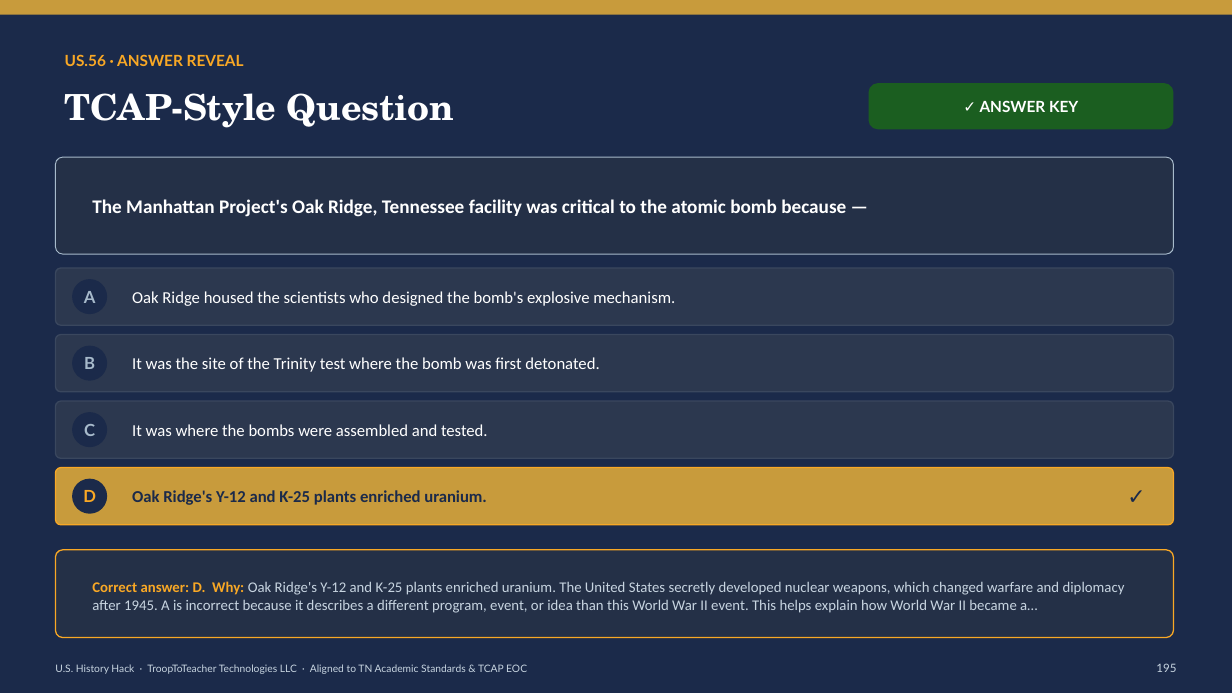
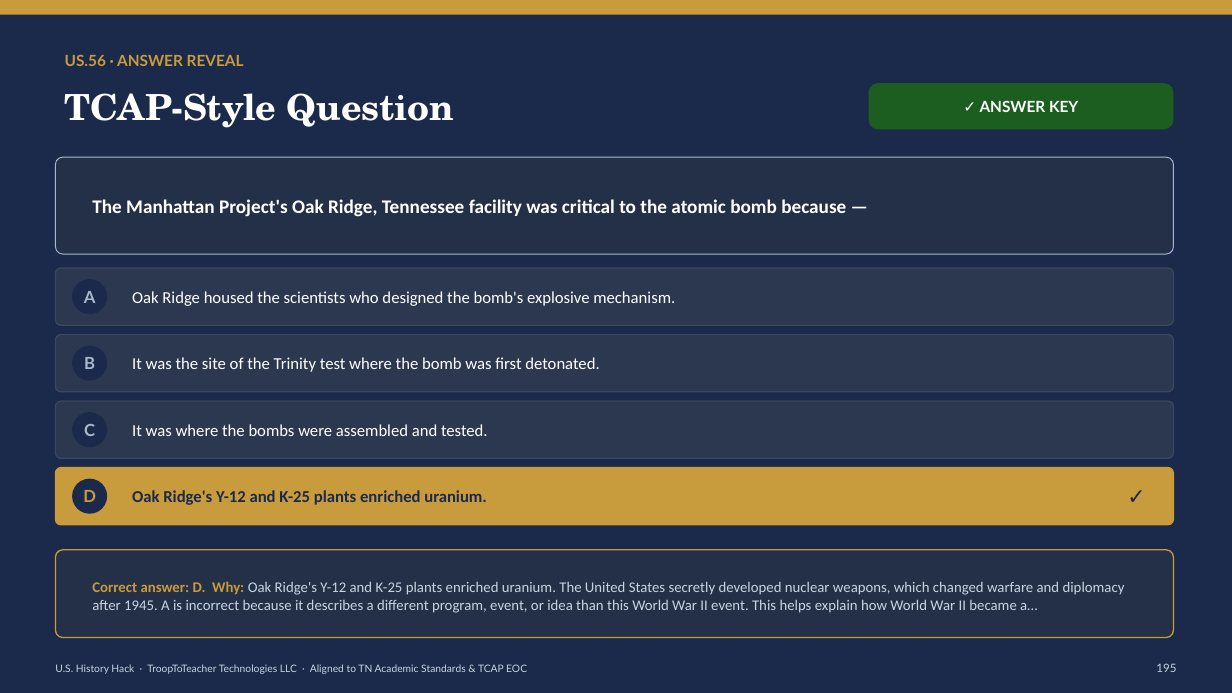
Before and after one commit to Trooptoteacher/trooptoteacher-history, a slide deck: slide 218 of 00_START_HERE/UNIT6_DECKS_BUILD/Unit6_Teacher_Deck_CourseStandard.pptx. Drawn at 1232x693 pixels with LibreOffice and Linux fonts; fonts in the diff are those of the drawing. Boxes give left, top, right and bottom in pixels: in the first picture for what was removed or moved away, otherwise in the second. Text is boxed around its words. In the diff, an @@ line names an element or a change of style, - is before the commit and + after.

```diff
--- a/00_START_HERE/UNIT6_DECKS_BUILD/Unit6_Teacher_Deck_CourseStandard.pptx
+++ b/00_START_HERE/UNIT6_DECKS_BUILD/Unit6_Teacher_Deck_CourseStandard.pptx
@@ text "US.56 · ANSWER REVEAL" at (65, 55, 244, 66): text colour #F9A825 to #C89B3C @@
@@ rounded rectangle at (55, 468, 1174, 525): outline #F9A825 1 pt to #C89B3C 1 pt @@
@@ text "D" at (83, 490, 96, 502): text colour #F9A825 to #C89B3C @@
@@ rounded rectangle at (55, 550, 1174, 638): outline #F9A825 1 pt to #C89B3C 1 pt @@
@@ text "Correct answer: D. Why: Oak ..." at (92, 581, 1125, 613): text colour #F9A825 to #C89B3C in "Correct answer: D. Why:" @@
```
Also in this commit, not shown: 176 other slides changed, 1 other file.
